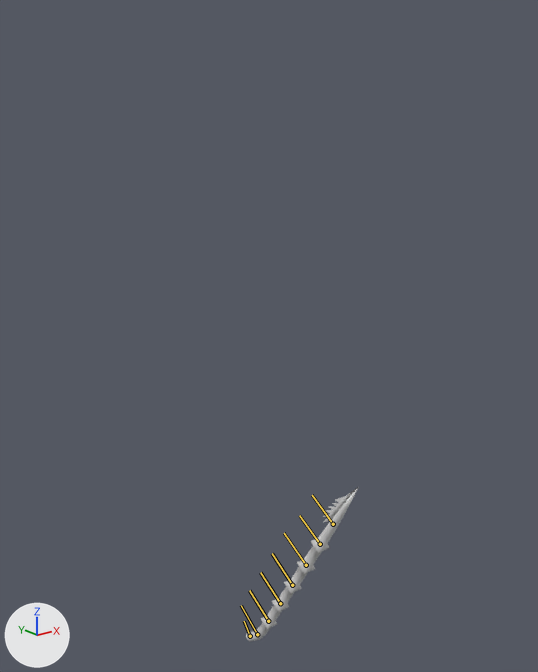
What one commit did to the FBX model zdsp/zdspclient/Assets/Models/Scenes/vine/vine.fbx.
One viewpoint serves both versions: a 50 mm camera at (-24.9, -43.8, 10.0) aimed at (0.9, -11.6, -2.9). Every picture has the same lights, and +X, +Y and +Z are marked at lower left. Both versions are drawn at frame 4 of the action 'Take 001'; the numbers are the values there. The bones that bend it are drawn over the model as lines.

Objects in the first picture: 'vine'.
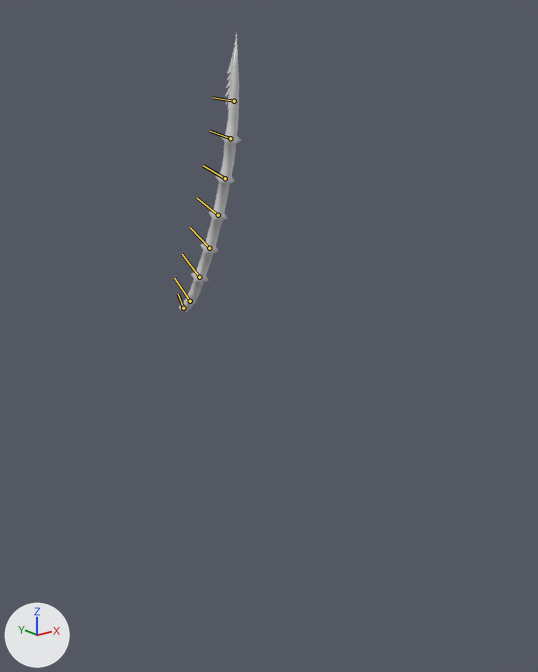
What differs and where, as boxes (x1, y1, x2, y2) in the pictures (538 x 672 px):
'vine', posed (44% narrower, 82% taller)
    before: (246, 487, 358, 641)
    after: (179, 31, 241, 312)
bone 'vine_00', root to tip
    before: (250, 636) to (244, 621)
    after: (183, 308) to (178, 294)
bone 'vine_03', root to tip
    before: (280, 603) to (260, 572)
    after: (209, 248) to (190, 227)
bone 'vine_04', root to tip
    before: (292, 585) to (272, 553)
    after: (218, 215) to (197, 198)
bone 'vine_05', root to tip
    before: (306, 565) to (284, 533)
    after: (225, 178) to (203, 165)
bone 'vine_06', root to tip
    before: (320, 544) to (299, 515)
    after: (230, 138) to (210, 131)
bone 'vine_07', root to tip
    before: (333, 524) to (312, 495)
    after: (234, 101) to (212, 97)

The edits, one by one:
Bone 'vine_00' (bone_vine_00) moves from (-1924.0, 1855.0, 0.0) to (-531.0, 128.0, 0.0).
Bone 'vine_03' (bone_vine_03) turns from (0, 0, 0) to (0, 0, 5) degrees about its own x, y and z.
Bone 'vine_04' (bone_vine_04) turns from (0, 0, 0) to (0, 0, 5) degrees about its own x, y and z.
Bone 'vine_05' (bone_vine_05) turns from (0, 0, 0) to (0, 0, 5) degrees about its own x, y and z.
Bone 'vine_06' (bone_vine_06) turns from (0, 0, 0) to (0, 0, 5) degrees about its own x, y and z.
Bone 'vine_07' (bone_vine_07) turns from (0, 0, 0) to (0, 0, 5) degrees about its own x, y and z.
